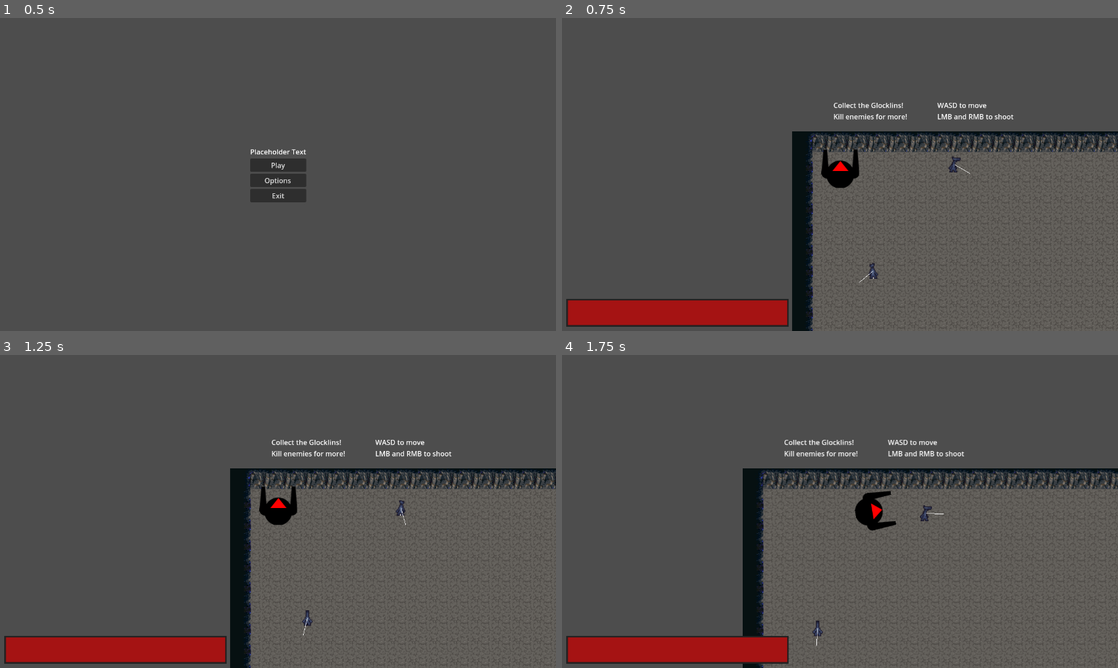
Above: before the commit, frames 1-4 (two rows, left to right).
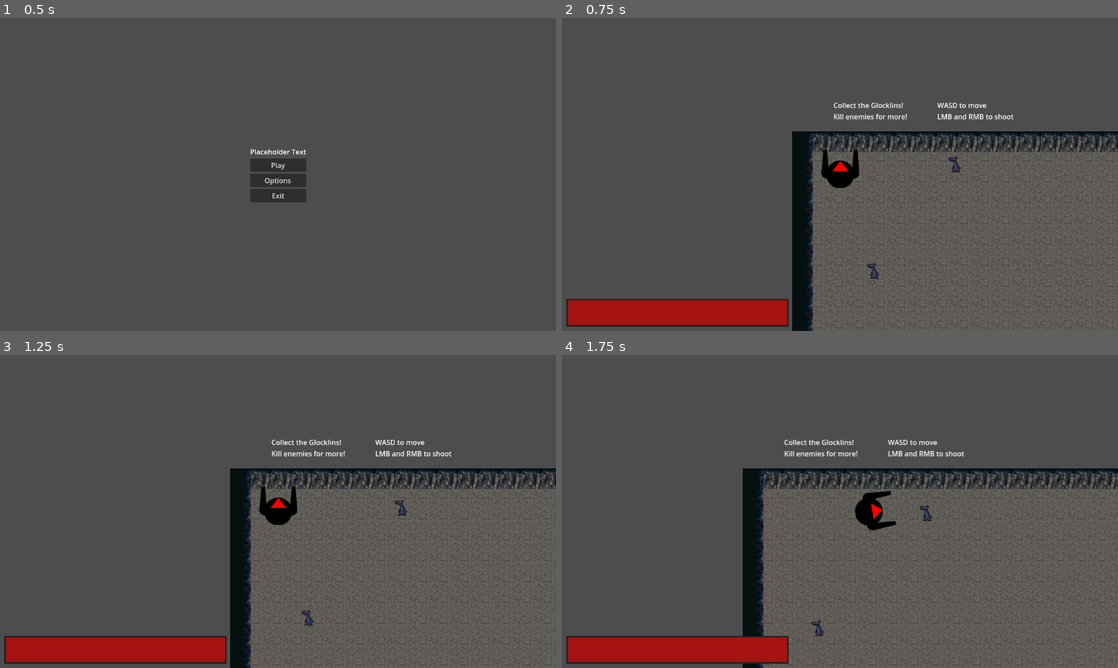
Above: after the commit, the same moments.

Repository: JehtBlack/tiny-creatures
Game: Godot game, scene res://scenes/main_menu.tscn
Same seed, same stepped clock (60 frames per second), same inputs: the game is played once before the commit and once after it.
Inputs (mouse positions are in pixels of both pictures, inside the frame that each line leads up to):
- Up to frame 1 (0.5 s): no input
- Up to frame 2 (0.75 s): click "Play" at 0.5 s
- Up to frame 3 (1.25 s): no input
- Up to frame 4 (1.75 s): move the mouse to (962, 495) at 1.27 s; hold D (Right) from 1.28 s (still down); click (962, 495) at 1.35 s

Frame 1 is identical in both runs. In frame 2, 0.1% of the frame differs, in the area x 53-74%, y 44-85%; in frame 3, 0.1%; in frame 4, 0.1%, in the area x 44-69%, y 48-94%.
Error after the commit: Invalid assignment of property or key 'rotation' with value of type 'float' on a base object of type 'null instance'. (res://scenes/glocklin.gd:28)

Commit message:
Add build stuff, remove debug line from glocklin

Diff:
--- a/scenes/glocklin.tscn
+++ b/scenes/glocklin.tscn
@@ -39,10 +39,6 @@
 visible = false
 shape = SubResource("CapsuleShape2D_su70n")
 
-[node name="Line2D" type="Line2D" parent="."]
-points = PackedVector2Array(0, 0, 41, 0)
-width = 1.0
-
 [connection signal="target_reached" from="NavigationAgent2D" to="." method="_on_navigation_agent_2d_target_reached"]
 [connection signal="velocity_computed" from="NavigationAgent2D" to="." method="_on_navigation_agent_2d_velocity_computed"]
 [connection signal="body_entered" from="AreaPickup" to="." method="_on_area_pickup_body_entered"]
Not shown, changed: .gitignore
